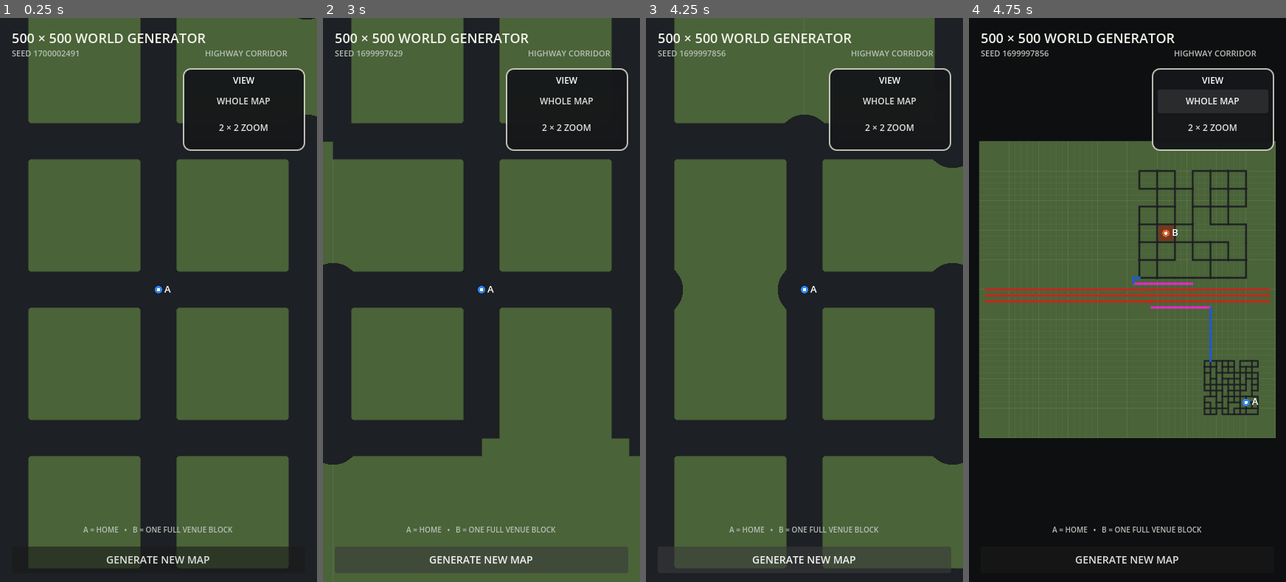
Above: before the commit, frames 1-4 (left to right).
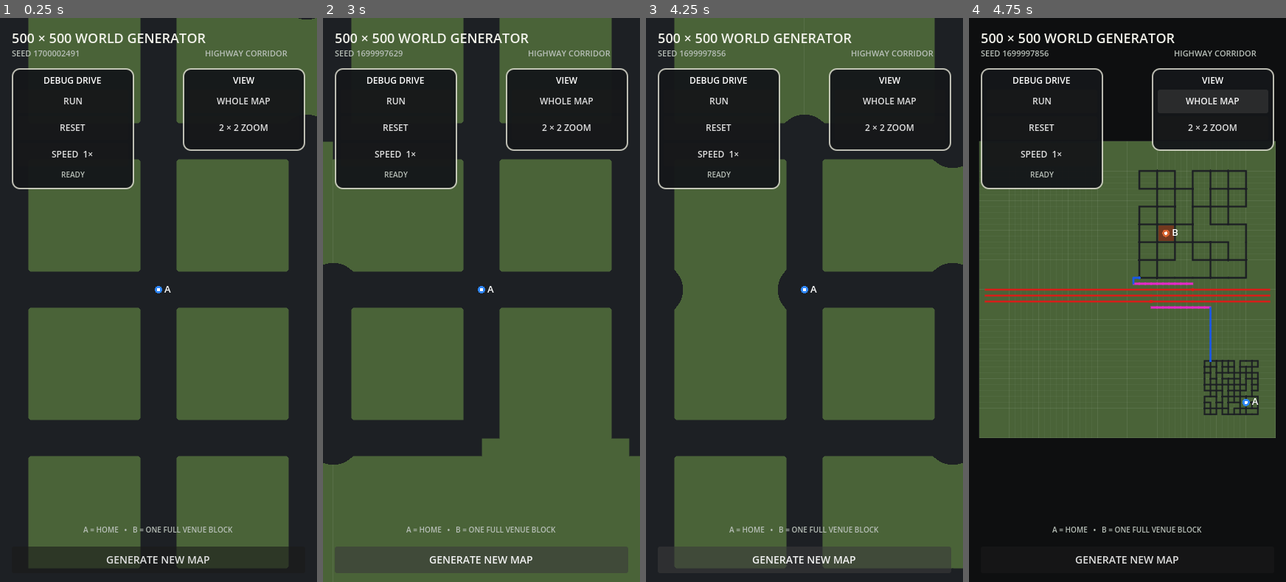
Above: after the commit, the same moments.

Repository: patrickcallahancomedy/comedian
Game: Godot game, scene res://scenes/drive/grid_world_prototype.tscn
Same seed, same stepped clock (60 frames per second), same inputs: the game is played once before the commit and once after it. This scene is started directly instead of the project's main scene.
Inputs (mouse positions are in pixels of both pictures, inside the frame that each line leads up to):
- Up to frame 1 (0.25 s): no input
- Up to frame 2 (3 s): click (395, 102) at 0.5 s, where only the run after the commit has a clickable "RUN"; click (395, 130) at 1.25 s, where only the run after the commit has a clickable "RESET"; click (395, 153) at 2 s, where only the run after the commit has a clickable "SPEED 1×"; click "GENERATE NEW MAP" at 2.75 s
- Up to frame 3 (4.25 s): click "GENERATE NEW MAP" at 3.5 s
- Up to frame 4 (4.75 s): click "WHOLE MAP" at 4.25 s

The runs differ from the first frame. In frame 1, 5.3% of the frame differs, in the area x 3-43%, y 8-31%; in frame 2, 5.6%; in frame 3, 5.3%; in frame 4, 3.7%.
Error after the commit: Parse Error: Cannot infer the type of "remaining" variable because the value doesn't have a set type. (res://scripts/drive/grid_world_debug_car.gd:36)

Commit message:
Add debug drive controls to grid preview

Diff:
--- a/godot/scenes/drive/grid_world_prototype.tscn
+++ b/godot/scenes/drive/grid_world_prototype.tscn
@@ -1,6 +1,7 @@
 [gd_scene format=3]
 
 [ext_resource type="Script" path="res://scripts/drive/grid_world_map.gd" id="1_map"]
+[ext_resource type="Script" path="res://scripts/drive/grid_world_debug_car.gd" id="2_car"]
 
 [sub_resource type="StyleBoxFlat" id="SettingsPanel"]
 bg_color = Color(0.08, 0.09, 0.10, 0.96)
@@ -45,6 +46,16 @@
 mouse_filter = 2
 script = ExtResource("1_map")
 
+[node name="DebugCar" type="Control" parent="."]
+layout_mode = 1
+anchors_preset = 15
+anchor_right = 1.0
+anchor_bottom = 1.0
+grow_horizontal = 2
+grow_vertical = 2
+mouse_filter = 2
+script = ExtResource("2_car")
+
 [node name="Title" type="Label" parent="."]
 layout_mode = 0
 offset_left = 16.0
@@ -111,6 +122,54 @@
 theme_override_font_sizes/font_size = 12
 text = "2 × 2 ZOOM"
 
+[node name="DriveBox" type="PanelContainer" parent="."]
+z_index = 10
+layout_mode = 0
+offset_left = 16.0
+offset_top = 68.0
+offset_right = 182.0
+offset_bottom = 232.0
+theme_override_styles/panel = SubResource("SettingsPanel")
+
+[node name="Layout" type="VBoxContainer" parent="DriveBox"]
+layout_mode = 2
+theme_override_constants/separation = 4
+
+[node name="DriveLabel" type="Label" parent="DriveBox/Layout"]
+layout_mode = 2
+theme_override_colors/font_color = Color(1, 1, 1, 1)
+theme_override_font_sizes/font_size = 12
+text = "DEBUG DRIVE"
+horizontal_alignment = 1
+
+[node name="RunButton" type="Button" parent="DriveBox/Layout"]
+layout_mode = 2
+focus_mode = 0
+custom_minimum_size = Vector2(0, 32)
+theme_override_font_sizes/font_size = 12
+text = "RUN"
+
+[node name="ResetButton" type="Button" parent="DriveBox/Layout"]
+layout_mode = 2
+focus_mode = 0
+custom_minimum_size = Vector2(0, 32)
+theme_override_font_sizes/font_size = 12
+text = "RESET"
+
+[node name="SpeedButton" type="Button" parent="DriveBox/Layout"]
+layout_mode = 2
+focus_mode = 0
+custom_minimum_size = Vector2(0, 32)
+theme_override_font_sizes/font_size = 12
+text = "SPEED  1×"
+
+[node name="StatusLabel" type="Label" parent="DriveBox/Layout"]
+layout_mode = 2
+theme_override_colors/font_color = Color(0.72, 0.75, 0.72, 1)
+theme_override_font_sizes/font_size = 10
+text = "READY"
+horizontal_alignment = 1
+
 [node name="Legend" type="Label" parent="."]
 layout_mode = 1
 anchors_preset = 12
